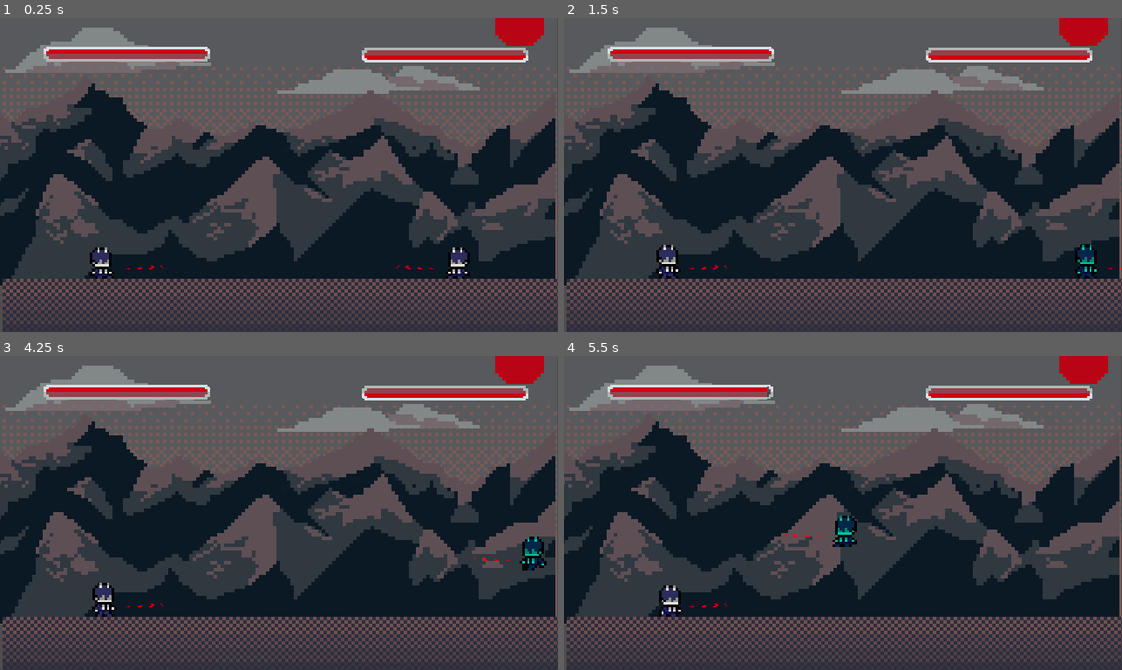
Above: before the commit, frames 1-4 (two rows, left to right).
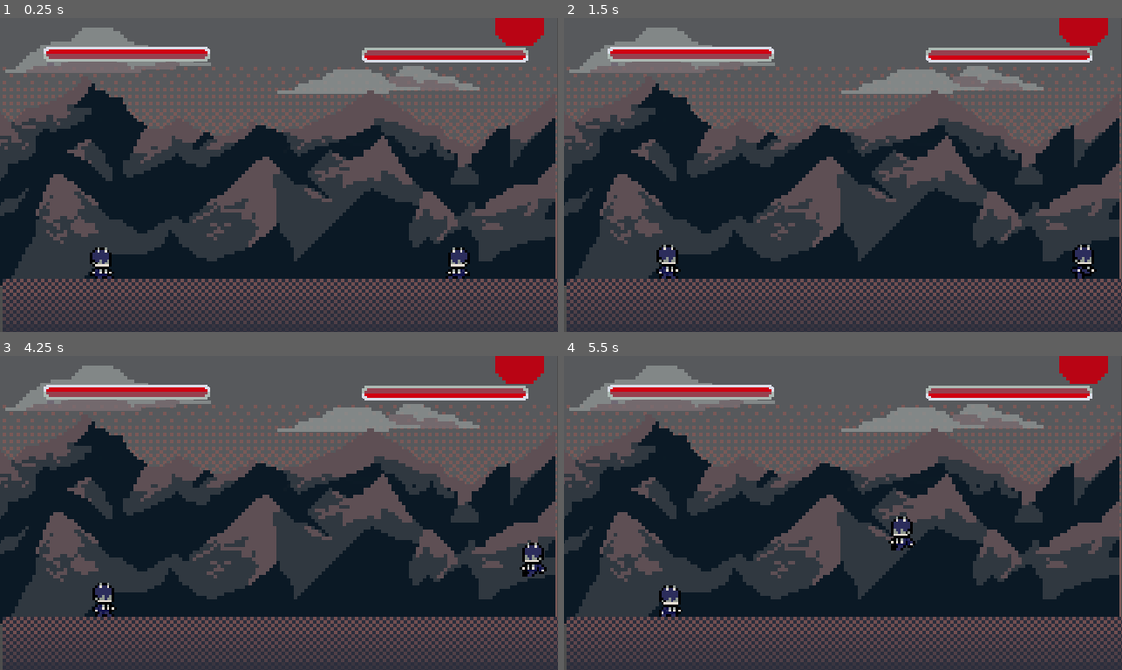
Above: after the commit, the same moments.

Repository: lucasmcclean/project-foxtrot-black-trigger-watchtower-omega
Game: Godot game, scene res://main.tscn
Two runs of this game, one before a commit and one after it. Both use one fixed random seed, a clock stepped at 60 frames per second and the inputs below.
Inputs:
- Up to frame 1 (0.25 s): no input
- Up to frame 2 (1.5 s): tap Enter at 0.5 s; hold D (move_right) 0.53-1.28 s; tap Space (flash_step) at 0.6 s; tap W (jump) at 0.77, 1.07 s; tap E (kick) at 0.8, 1.35 s; hold Insert (move_down) from 1.28 s (still down)
- Up to frame 3 (4.25 s): tap W (jump) at 1.52, 1.82, 2.3, 2.85, 3.02, 3.32, 3.77, 4.07 s; tap Q (punch) at 1.55, 2.1 s; release Insert (move_down) at 2.03 s; hold D (move_right) 2.03-2.78 s; tap Space (flash_step) at 2.75, 3.05 s; hold Page Up (move_up) 2.78-3.53 s; tap Enter at 3.5 s; hold A (move_left) from 3.53 s (still down); tap S (crouch) at 3.6 s; tap E (kick) at 3.8 s
- Up to frame 4 (5.5 s): tap Space (flash_step) at 4.35 s; tap W (jump) at 4.52, 4.82, 5.3 s; tap Q (punch) at 4.55 s; release A (move_left) at 5.03 s; hold Insert (move_down) from 5.03 s (still down); tap E (kick) at 5.1 s

The runs differ from the first frame. In frame 1, less than 0.1% of the frame differs, in the area x 22-78%, y 78-80%; in frame 2, 0.4%; in frame 3, 0.4%; in frame 4, 0.8%, in the area x 22-63%, y 9-80%.

Commit message:
fix(animations): correct animation issues, fill out slash correctly

Diff:
--- a/project-foxtrot-black-trigger-watchtower-omega/player/player.gd
+++ b/project-foxtrot-black-trigger-watchtower-omega/player/player.gd
@@ -41,6 +41,7 @@
 func _ready() -> void:
 	if not facing_right:
 		sprite.flip_h = true
+		hurtbox.scale.x *= -1
 		punch_hitbox.scale.x *= -1
 		kick_hitbox.scale.x *= -1
 	state_machine.initialize()
@@ -53,11 +54,13 @@
 	if input.move.x < 0 and facing_right:
 		facing_right = false
 		sprite.flip_h = true
+		hurtbox.scale.x *= -1
 		punch_hitbox.scale.x *= -1
 		kick_hitbox.scale.x *= -1
 	elif input.move.x > 0 and not facing_right:
 		facing_right = true
 		sprite.flip_h = false
+		hurtbox.scale.x *= -1
 		punch_hitbox.scale.x *= -1
 		kick_hitbox.scale.x *= -1
 
@@ -98,7 +101,7 @@
 
 
 func punch() -> void:
-	animation.play("punch")
+	animation.play("punch", -1, 10)
 	var overlapping_areas = punch_hitbox.get_overlapping_areas()
 	for area in overlapping_areas:
 		if area is Hurtbox:
@@ -113,7 +116,7 @@
 
 
 func kick() -> void:
-	animation.play("kick")
+	animation.play("kick", -1, 15)
 	var overlapping_areas = kick_hitbox.get_overlapping_areas()
 	for area in overlapping_areas:
 		if area is Hurtbox:
--- a/project-foxtrot-black-trigger-watchtower-omega/player/player.tscn
+++ b/project-foxtrot-black-trigger-watchtower-omega/player/player.tscn
@@ -7,22 +7,23 @@
 [ext_resource type="Script" uid="uid://raaue5ebiebo" path="res://player/states/jump.gd" id="5_rgyib"]
 [ext_resource type="Script" uid="uid://cftse0jl714nm" path="res://player/states/move.gd" id="6_hg6s5"]
 [ext_resource type="Script" uid="uid://dpngoys84lbbu" path="res://player/hitboxes/hitbox.gd" id="8_rgyib"]
+[ext_resource type="Script" uid="uid://6gtvxacowlxr" path="res://player/slash.gd" id="9_2ieo8"]
 [ext_resource type="Texture2D" uid="uid://b2ja7boe003hu" path="res://assets/PLAYER 1 SPRITE SHEET 64 BIT.png" id="9_8t03j"]
 [ext_resource type="Script" uid="uid://bpsxqo0flqles" path="res://player/hurtbox.gd" id="9_hg6s5"]
 [ext_resource type="Texture2D" uid="uid://u7iyxdd87o2e" path="res://assets/SLASH SPRITE.png" id="10_2ieo8"]
 
 [sub_resource type="CapsuleShape2D" id="CapsuleShape2D_onrkg"]
 radius = 17.142857
-height = 54.285713
+height = 57.142857
 
 [sub_resource type="RectangleShape2D" id="RectangleShape2D_boad6"]
-size = Vector2(80, 29.285713)
+size = Vector2(60.03575, 22.857153)
 
 [sub_resource type="RectangleShape2D" id="RectangleShape2D_rgyib"]
-size = Vector2(82, 20)
+size = Vector2(32.42857, 20)
 
 [sub_resource type="RectangleShape2D" id="RectangleShape2D_hg6s5"]
-size = Vector2(40.00007, 52.857185)
+size = Vector2(31.428658, 55.446594)
 
 [sub_resource type="Animation" id="Animation_ebec5"]
 length = 0.001
@@ -77,38 +78,50 @@
 tracks/4/type = "value"
 tracks/4/imported = false
 tracks/4/enabled = true
-tracks/4/path = NodePath("PunchHitbox/Slash:visible")
+tracks/4/path = NodePath("CollisionShape2D:position")
 tracks/4/interp = 1
 tracks/4/loop_wrap = true
 tracks/4/keys = {
 "times": PackedFloat32Array(0),
 "transitions": PackedFloat32Array(1),
-"update": 1,
-"values": [true]
+"update": 0,
+"values": [Vector2(-4.2857146, 5.7142863)]
 }
 tracks/5/type = "value"
 tracks/5/imported = false
 tracks/5/enabled = true
-tracks/5/path = NodePath("PunchHitbox:monitoring")
+tracks/5/path = NodePath("KickHitbox/Kicker:position")
 tracks/5/interp = 1
 tracks/5/loop_wrap = true
 tracks/5/keys = {
 "times": PackedFloat32Array(0),
 "transitions": PackedFloat32Array(1),
-"update": 1,
-"values": [true]
+"update": 0,
+"values": [Vector2(33.785713, 21.42857)]
 }
 tracks/6/type = "value"
 tracks/6/imported = false
 tracks/6/enabled = true
-tracks/6/path = NodePath("PunchHitbox:monitorable")
+tracks/6/path = NodePath("PunchHitbox/Slash:frame")
 tracks/6/interp = 1
 tracks/6/loop_wrap = true
 tracks/6/keys = {
 "times": PackedFloat32Array(0),
 "transitions": PackedFloat32Array(1),
 "update": 1,
-"values": [true]
+"values": [0]
+}
+tracks/7/type = "value"
+tracks/7/imported = false
+tracks/7/enabled = true
+tracks/7/path = NodePath("PunchHitbox/Slash:self_modulate")
+tracks/7/interp = 1
+tracks/7/loop_wrap = true
+tracks/7/keys = {
+"times": PackedFloat32Array(0),
+"transitions": PackedFloat32Array(1),
+"update": 0,
+"values": [Color(1, 1, 1, 1)]
 }
 
 [sub_resource type="Animation" id="Animation_32hag"]
@@ -124,6 +137,30 @@
 "transitions": PackedFloat32Array(1),
 "update": 1,
 "values": [16]
+}
+tracks/1/type = "value"
+tracks/1/imported = false
+tracks/1/enabled = true
+tracks/1/path = NodePath("Hurtbox/Hurter:position")
+tracks/1/interp = 1
+tracks/1/loop_wrap = true
+tracks/1/keys = {
+"times": PackedFloat32Array(0),
+"transitions": PackedFloat32Array(1),
+"update": 0,
+"values": [Vector2(-2.861023e-06, 3.5714016)]
+}
+tracks/2/type = "value"
+tracks/2/imported = false
+tracks/2/enabled = true
+tracks/2/path = NodePath("CollisionShape2D:position")
+tracks/2/interp = 1
+tracks/2/loop_wrap = true
+tracks/2/keys = {
+"times": PackedFloat32Array(0),
+"transitions": PackedFloat32Array(1),
+"update": 0,
+"values": [Vector2(-1.4285713, 2.8571434)]
 }
 
 [sub_resource type="Animation" id="Animation_e7oew"]
@@ -148,10 +185,22 @@
 tracks/1/interp = 1
 tracks/1/loop_wrap = true
 tracks/1/keys = {
-"times": PackedFloat32Array(0, 1, 2),
-"transitions": PackedFloat32Array(1, 1, 1),
-"update": 0,
-"values": [Vector2(-4.2857156, 4.999987), Vector2(1.0217937e-06, 3.5714045), Vector2(4.2857113, 4.9999723)]
+"times": PackedFloat32Array(0, 1, 2.03),
+"transitions": PackedFloat32Array(1, 1, 1),
+"update": 0,
+"values": [Vector2(-4.10714, 3.5714154), Vector2(-1.4285715, 4.285715), Vector2(1.3, 3.571)]
+}
+tracks/2/type = "value"
+tracks/2/imported = false
+tracks/2/enabled = true
+tracks/2/path = NodePath("CollisionShape2D:position")
+tracks/2/interp = 1
+tracks/2/loop_wrap = true
+tracks/2/keys = {
+"times": PackedFloat32Array(0, 1, 1.99),
+"transitions": PackedFloat32Array(1, 1, 1),
+"update": 0,
+"values": [Vector2(-4.2857146, 2.8571434), Vector2(-1.4285717, 2.8571434), Vector2(1.4285712, 2.8571434)]
 }
 
 [sub_resource type="Animation" id="Animation_yllr7"]
@@ -169,6 +218,30 @@
 "update": 1,
 "values": [4, 5, 6]
 }
+tracks/1/type = "value"
+tracks/1/imported = false
+tracks/1/enabled = true
+tracks/1/path = NodePath("CollisionShape2D:position")
+tracks/1/interp = 1
+tracks/1/loop_wrap = true
+tracks/1/keys = {
+"times": PackedFloat32Array(0, 1, 2),
+"transitions": PackedFloat32Array(1, 1, 1),
+"update": 0,
+"values": [Vector2(0, 2.8571434), Vector2(-1.4285712, 2.8571448), Vector2(-1.4285713, -4.285714)]
+}
+tracks/2/type = "value"
+tracks/2/imported = false
+tracks/2/enabled = true
+tracks/2/path = NodePath("Hurtbox/Hurter:position")
+tracks/2/interp = 1
+tracks/2/loop_wrap = true
+tracks/2/keys = {
+"times": PackedFloat32Array(0, 1, 2),
+"transitions": PackedFloat32Array(1, 1, 1),
+"update": 0,
+"values": [Vector2(-5.4282793e-07, 3.5714247), Vector2(-4.7683716e-07, 3.5714211), Vector2(-1.4285713, -6.0714226)]
+}
 
 [sub_resource type="Animation" id="Animation_wodsf"]
 resource_name = "kick"
@@ -185,6 +258,42 @@
 "update": 1,
 "values": [12, 13, 14, 15]
 }
+tracks/1/type = "value"
+tracks/1/imported = false
+tracks/1/enabled = true
+tracks/1/path = NodePath("Hurtbox/Hurter:position")
+tracks/1/interp = 1
+tracks/1/loop_wrap = true
+tracks/1/keys = {
+"times": PackedFloat32Array(0, 1.01, 1.99, 3.01),
+"transitions": PackedFloat32Array(1, 1, 1, 1),
+"update": 0,
+"values": [Vector2(-1.4285712, 3.7499971), Vector2(-4.2857146, 4.285715), Vector2(-4.2857146, 4.285715), Vector2(4.7683716e-07, 4.2857146)]
+}
+tracks/2/type = "value"
+tracks/2/imported = false
+tracks/2/enabled = true
+tracks/2/path = NodePath("CollisionShape2D:position")
+tracks/2/interp = 1
+tracks/2/loop_wrap = true
+tracks/2/keys = {
+"times": PackedFloat32Array(0, 1.01, 1.99, 3.01),
+"transitions": PackedFloat32Array(1, 1, 1, 1),
+"update": 0,
+"values": [Vector2(-1.4285715, 2.8571432), Vector2(-5.714286, 2.857143), Vector2(-5.714286, 2.857143), Vector2(1.4285715, 2.857143)]
+}
+tracks/3/type = "value"
+tracks/3/imported = false
+tracks/3/enabled = true
+tracks/3/path = NodePath("KickHitbox/Kicker:position")
+tracks/3/interp = 1
+tracks/3/loop_wrap = true
+tracks/3/keys = {
+"times": PackedFloat32Array(3.01),
+"transitions": PackedFloat32Array(1),
+"update": 0,
+"values": [Vector2(33.785713, 21.42857)]
+}
 
 [sub_resource type="Animation" id="Animation_kb6p2"]
 resource_name = "punch"
@@ -208,10 +317,10 @@
 tracks/1/interp = 1
 tracks/1/loop_wrap = true
 tracks/1/keys = {
-"times": PackedFloat32Array(3),
-"transitions": PackedFloat32Array(1),
-"update": 0,
-"values": [Vector2(62.999992, 8.928568)]
+"times": PackedFloat32Array(0),
+"transitions": PackedFloat32Array(1),
+"update": 0,
+"values": [Vector2(54.285713, 8.571428)]
 }
 tracks/2/type = "value"
 tracks/2/imported = false
@@ -220,46 +329,58 @@
 tracks/2/interp = 1
 tracks/2/loop_wrap = true
 tracks/2/keys = {
-"times": PackedFloat32Array(3),
-"transitions": PackedFloat32Array(1),
-"update": 0,
-"values": [Vector2(65.00009, 9.999999)]
+"times": PackedFloat32Array(2.21, 3.0333335),
+"transitions": PackedFloat32Array(1, 1),
+"update": 0,
+"values": [Vector2(44.285713, 9.536743e-07), Vector2(48.571434, 9.536743e-07)]
 }
 tracks/3/type = "value"
 tracks/3/imported = false
 tracks/3/enabled = true
-tracks/3/path = NodePath("PunchHitbox/Slash:visible")
+tracks/3/path = NodePath("CollisionShape2D:position")
 tracks/3/interp = 1
 tracks/3/loop_wrap = true
 tracks/3/keys = {
-"times": PackedFloat32Array(3),
-"transitions": PackedFloat32Array(1),
-"update": 1,
-"values": [true]
+"times": PackedFloat32Array(0, 1, 2.21),
+"transitions": PackedFloat32Array(1, 1, 1),
+"update": 0,
+"values": [Vector2(-1.4285715, 2.8571432), Vector2(-4.285714, 2.857143), Vector2(-4.285714, 2.857143)]
 }
 tracks/4/type = "value"
 tracks/4/imported = false
 tracks/4/enabled = true
-tracks/4/path = NodePath("PunchHitbox:monitoring")
+tracks/4/path = NodePath("Hurtbox/Hurter:position")
 tracks/4/interp = 1
 tracks/4/loop_wrap = true
 tracks/4/keys = {
-"times": PackedFloat32Array(3),
-"transitions": PackedFloat32Array(1),
-"update": 1,
-"values": [true]
+"times": PackedFloat32Array(0, 1, 2.21),
+"transitions": PackedFloat32Array(1, 1, 1),
+"update": 0,
+"values": [Vector2(-1.4285712, 3.7499971), Vector2(-2.8571432, 4.285715), Vector2(-2.8571432, 4.285715)]
 }
 tracks/5/type = "value"
 tracks/5/imported = false
 tracks/5/enabled = true
-tracks/5/path = NodePath("PunchHitbox:monitorable")
+tracks/5/path = NodePath("PunchHitbox/Slash:frame")
 tracks/5/interp = 1
 tracks/5/loop_wrap = true
 tracks/5/keys = {
-"times": PackedFloat32Array(3),
-"transitions": PackedFloat32Array(1),
-"update": 1,
-"values": [true]
+"times": PackedFloat32Array(2.02, 2.63, 2.99, 3.53),
+"transitions": PackedFloat32Array(1, 1, 1, 1),
+"update": 1,
+"values": [0, 1, 2, 3]
+}
+tracks/6/type = "value"
+tracks/6/imported = false
+tracks/6/enabled = true
+tracks/6/path = NodePath("PunchHitbox/Slash:self_modulate")
+tracks/6/interp = 1
+tracks/6/loop_wrap = true
+tracks/6/keys = {
+"times": PackedFloat32Array(1, 2.0666668, 3.64, 4),
+"transitions": PackedFloat32Array(1, 1, 1, 1),
+"update": 0,
+"values": [Color(1, 1, 1, 0), Color(1, 1, 1, 1), Color(1, 1, 1, 1), Color(1, 1, 1, 0)]
 }
 
 [sub_resource type="Animation" id="Animation_tqiix"]
@@ -284,10 +405,22 @@
 tracks/1/interp = 1
 tracks/1/loop_wrap = true
 tracks/1/keys = {
-"times": PackedFloat32Array(0, 1, 2),
-"transitions": PackedFloat32Array(1, 1, 1),
-"update": 0,
-"values": [Vector2(-2.1428566, 3.5714223), Vector2(-2.1428566, 1.4285651), Vector2(-2.1428566, 3.57142)]
+"times": PackedFloat32Array(0, 1, 2, 2.01),
+"transitions": PackedFloat32Array(1, 1, 1, 1),
+"update": 0,
+"values": [Vector2(-2.1428566, 3.5714223), Vector2(-1.4285716, 1.4285715), Vector2(-2.1428566, 3.57142), Vector2(0, 3.4374979)]
+}
+tracks/2/type = "value"
+tracks/2/imported = false
+tracks/2/enabled = true
+tracks/2/path = NodePath("CollisionShape2D:position")
+tracks/2/interp = 1
+tracks/2/loop_wrap = true
+tracks/2/keys = {
+"times": PackedFloat32Array(0, 1, 2.01),
+"transitions": PackedFloat32Array(1, 1, 1),
+"update": 0,
+"values": [Vector2(-1.5999999, 2.8571432), Vector2(-1.4285715, 2.857143), Vector2(-1.4285715, 2.857143)]
 }
 
 [sub_resource type="AnimationLibrary" id="AnimationLibrary_c35mf"]
@@ -308,7 +441,7 @@
 move_state = NodePath("StateMachine/Move")
 
 [node name="CollisionShape2D" type="CollisionShape2D" parent="."]
-position = Vector2(-2.8571424, 4.285714)
+position = Vector2(-4.2857146, 5.7142863)
 shape = SubResource("CapsuleShape2D_onrkg")
 
 [node name="StateMachine" type="Node" parent="." node_paths=PackedStringArray("initial_state")]
@@ -342,33 +475,36 @@
 [node name="GroundCasts" type="Node2D" parent="."]
 
 [node name="Left" type="RayCast2D" parent="GroundCasts"]
-position = Vector2(-15.714289, 31.429)
+position = Vector2(-15, 29.14286)
 target_position = Vector2(0, 10)
 
 [node name="Right" type="RayCast2D" parent="GroundCasts"]
-position = Vector2(15.714289, 31.428574)
-target_position = Vector2(0, 9.724995)
+position = Vector2(15, 29.14286)
+target_position = Vector2(0, 10)
 
 [node name="PunchHitbox" type="Area2D" parent="."]
 script = ExtResource("8_rgyib")
 
 [node name="Puncher" type="CollisionShape2D" parent="PunchHitbox"]
 position = Vector2(62.999992, 8.928568)
-scale = Vector2(0.9999998, 0.9999998)
+scale = Vector2(0.99999917, 0.99999917)
 shape = SubResource("RectangleShape2D_boad6")
 debug_color = Color(7.70092e-07, 0.5665836, 0.86229104, 0.41960785)
 
 [node name="Slash" type="Sprite2D" parent="PunchHitbox"]
 position = Vector2(65.00009, 9.999999)
-scale = Vector2(0.99999994, 0.99999994)
+scale = Vector2(4, 4)
 texture = ExtResource("10_2ieo8")
+hframes = 4
+script = ExtResource("9_2ieo8")
 
 [node name="KickHitbox" type="Area2D" parent="."]
 script = ExtResource("8_rgyib")
 type = 1
 
 [node name="Kicker" type="CollisionShape2D" parent="KickHitbox"]
-position = Vector2(74.85714, 37)
+position = Vector2(33.785713, 21.42857)
+scale = Vector2(0.99999994, 0.99999994)
 shape = SubResource("RectangleShape2D_rgyib")
 debug_color = Color(1.1070073e-06, 0.6320222, 0.45936626, 0.41960785)
 
@@ -377,7 +513,7 @@
 
 [node name="Hurter" type="CollisionShape2D" parent="Hurtbox"]
 position = Vector2(-2.1428566, 3.5714223)
-scale = Vector2(0.99999803, 0.99999803)
+scale = Vector2(0.9999968, 0.9999968)
 shape = SubResource("RectangleShape2D_hg6s5")
 debug_color = Color(0.88469225, 0.31448165, 0.2965871, 0.41960785)
 
--- /dev/null
+++ b/project-foxtrot-black-trigger-watchtower-omega/player/slash.gd
@@ -0,0 +1,5 @@
+extends Sprite2D
+
+
+func _ready() -> void:
+	self.modulate = Color(255, 255, 255, 0)
--- a/project-foxtrot-black-trigger-watchtower-omega/player/states/idle.gd
+++ b/project-foxtrot-black-trigger-watchtower-omega/player/states/idle.gd
@@ -3,7 +3,6 @@
 @export var fall_state: State
 @export var jump_state: State
 @export var move_state: State
-
 
 
 func enter() -> void:
--- a/project-foxtrot-black-trigger-watchtower-omega/player/states/jump.gd
+++ b/project-foxtrot-black-trigger-watchtower-omega/player/states/jump.gd
@@ -8,13 +8,12 @@
 
 
 func enter() -> void:
-	player.get_node("Sprite2D").modulate = Color(0.0, 0.848, 0.779, 1.0) # Light blue tint for falling
-
 	if(!just_jumped):
 		super()
 		just_jumped = true
 		player.velocity.y -= player.jump_impulse
 		just_jumped_timer()
+		player.animation.play("jump")
 
 
 func update(_delta: float):
--- a/project-foxtrot-black-trigger-watchtower-omega/player/states/move.gd
+++ b/project-foxtrot-black-trigger-watchtower-omega/player/states/move.gd
@@ -13,7 +13,7 @@
 
 func update(_delta: float):
 	if not player.animation.is_playing():
-		player.animation.play("fall")
+		player.animation.play("walk")
 
 
 func physics_update(delta: float) -> void:
Not shown: 1 places in project-foxtrot-black-trigger-watchtower-omega/player/player.tscn that only renumber resources
Not shown, added: project-foxtrot-black-trigger-watchtower-omega/player/slash.gd.uid
